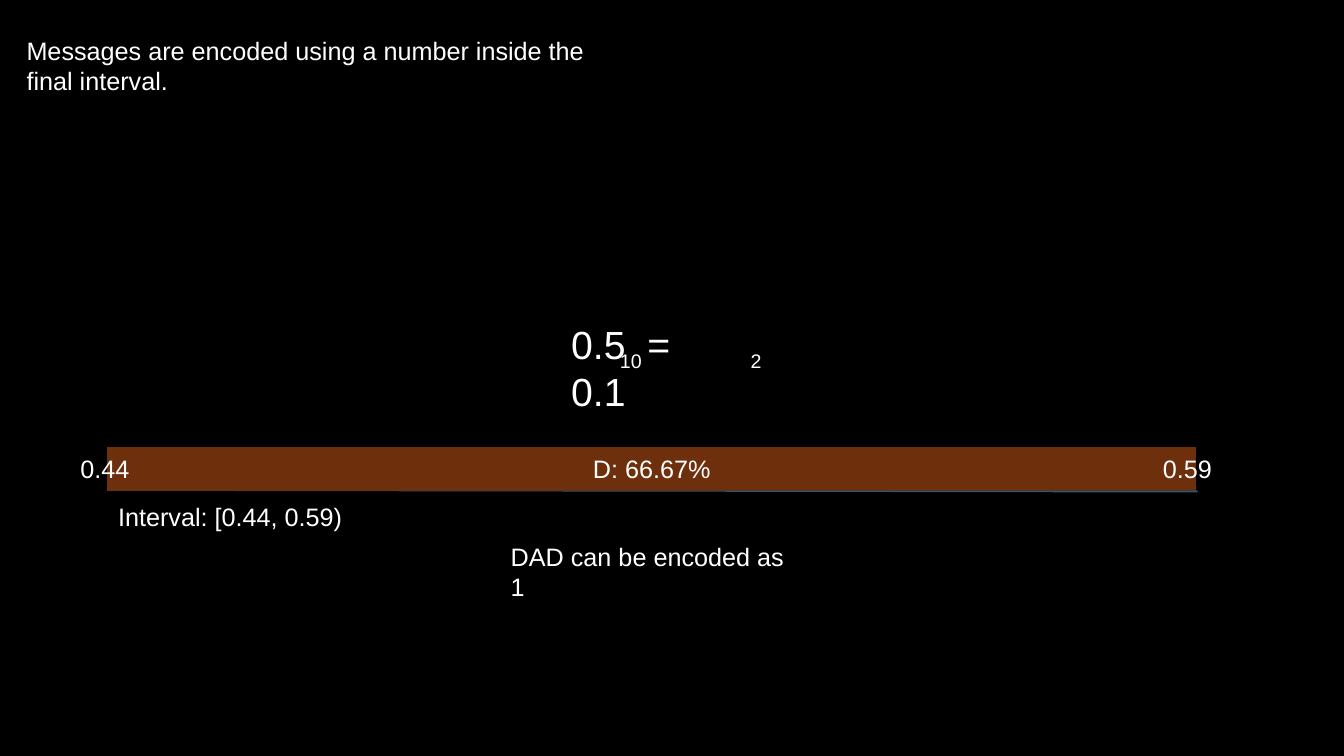
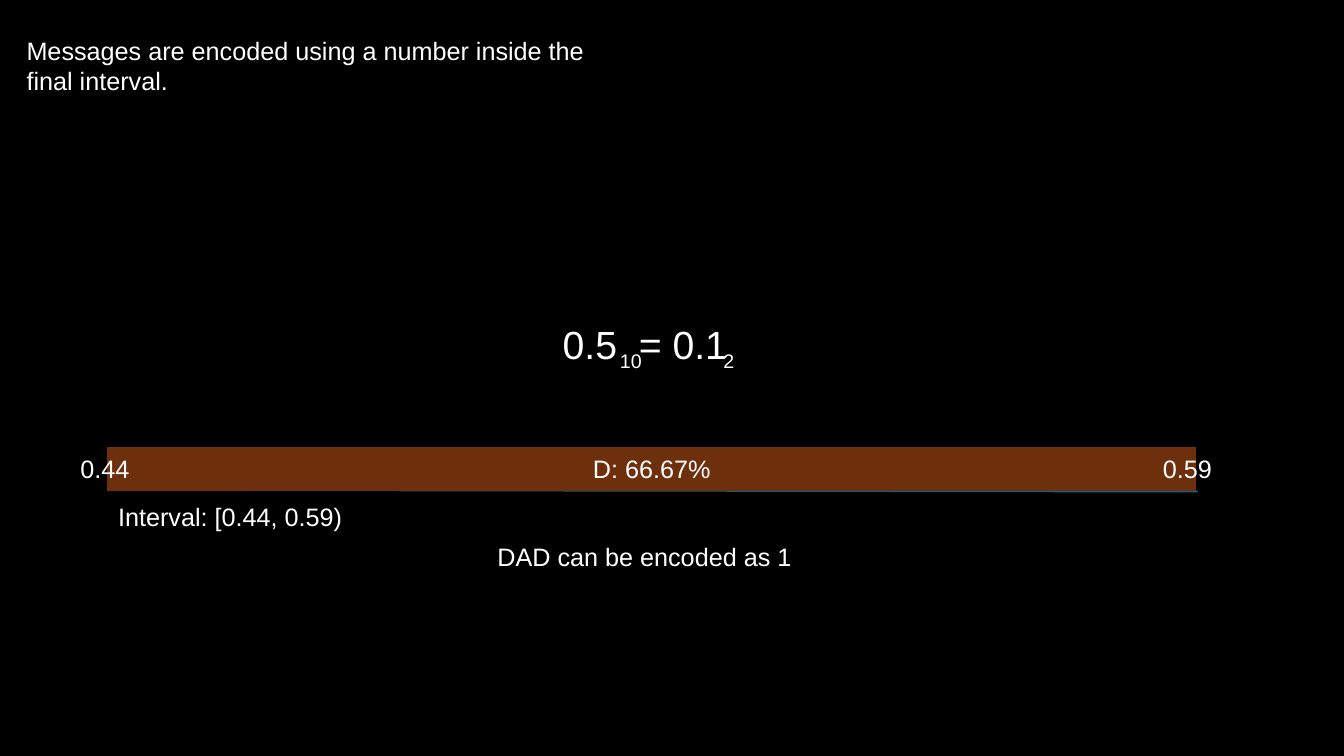
Before and after one commit to Tom-Croft/ECM3428, a slide deck: slide 10 of project_presentation.pptx. Drawn at 1344x756 pixels with LibreOffice and Linux fonts; fonts in the diff are those of the drawing. Boxes give left, top, right and bottom in pixels: in the first picture for what was removed or moved away, otherwise in the second. Text is boxed around its words. In the diff, an @@ line names an element or a change of style, - is before the commit and + after.

```diff
--- a/project_presentation.pptx
+++ b/project_presentation.pptx
@@ text "0.5 = 0.1" rewrapped from (x1=571, y1=331, x2=625, y2=407) to (x1=563, y1=331, x2=727, y2=367) @@
@@ text "10 2" rewrapped from (x1=620, y1=352, x2=762, y2=369) to (x1=620, y1=352, x2=734, y2=369) @@
@@ text "DAD can be encoded as ..." rewrapped from (x1=511, y1=547, x2=784, y2=596) to (x1=497, y1=547, x2=791, y2=567) @@
```
Also in this commit, not shown: 6 other slides changed.
